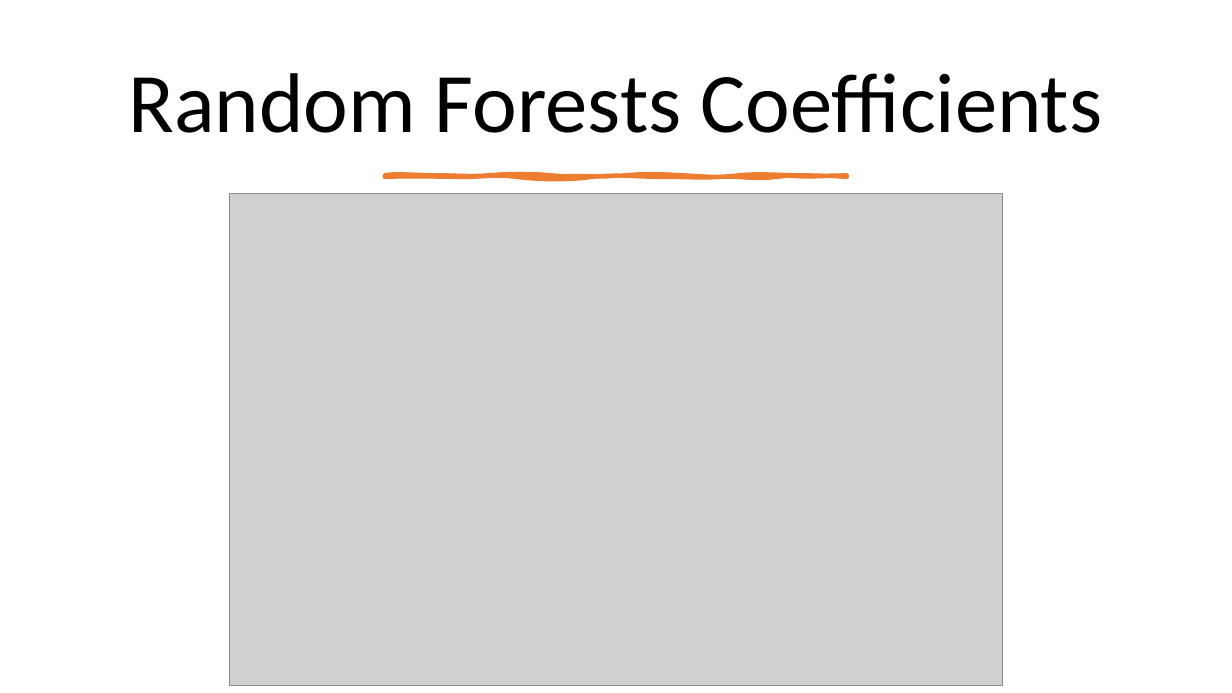
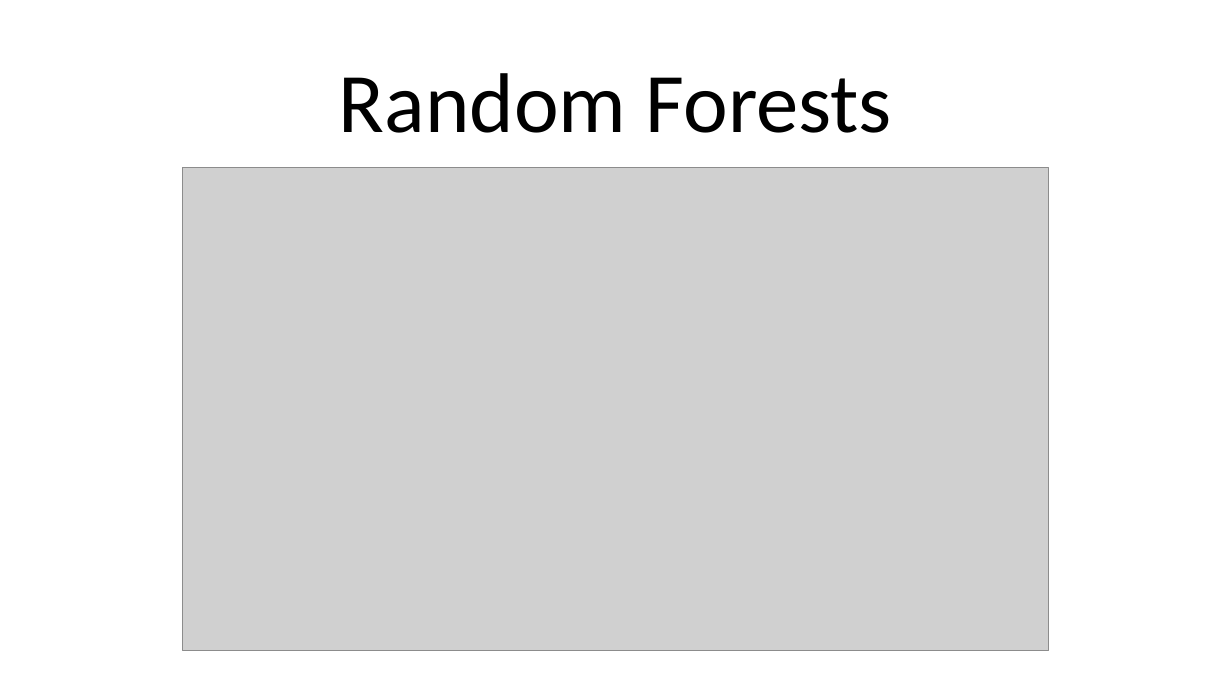
Before and after one commit to LiaCohn/clean-coasts, a slide deck: slide 15 of models/models.pptx (slide 7 before the commit). Drawn at 1232x693 pixels with LibreOffice and Linux fonts; fonts in the diff are those of the drawing; grey boxes stand for pictures. Boxes give left, top, right and bottom in pixels: in the first picture for what was removed or moved away, otherwise in the second. Text is boxed around its words. In the diff, an @@ line names an element or a change of style, - is before the commit and + after.

```diff
--- a/models/models.pptx
+++ b/models/models.pptx
@@ title at [339, 73, 892, 133]: text changed @@
-Random Forests Coefficients
+Random Forests
@@ picture: place and size @@
-picture at [230, 193, 1003, 685]
+picture at [183, 168, 1049, 652]
@@ freeform shape removed at [384, 176, 847, 177] @@
```
Also in this commit, not shown: 6 other slides changed, 9 slides added, 7 other files.
